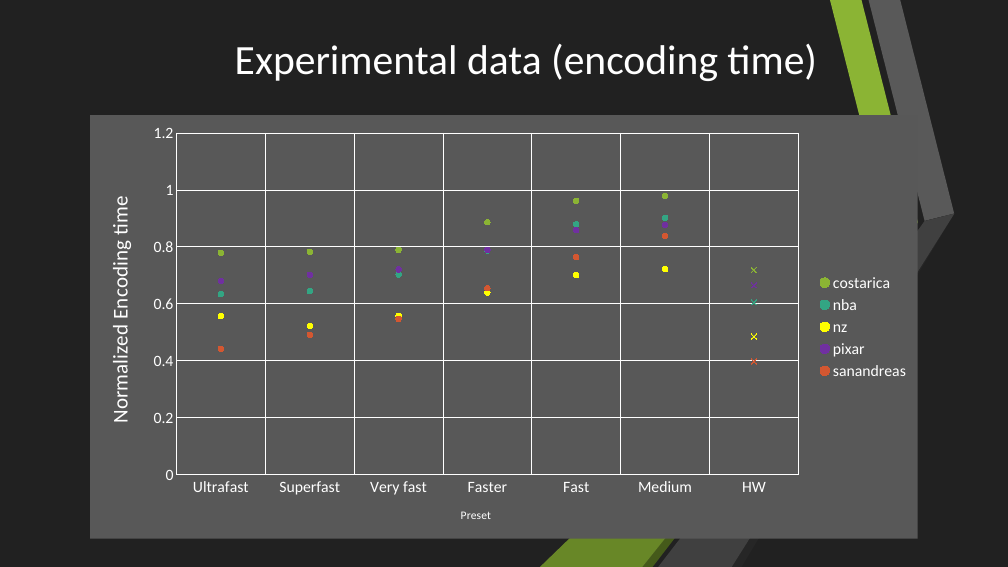
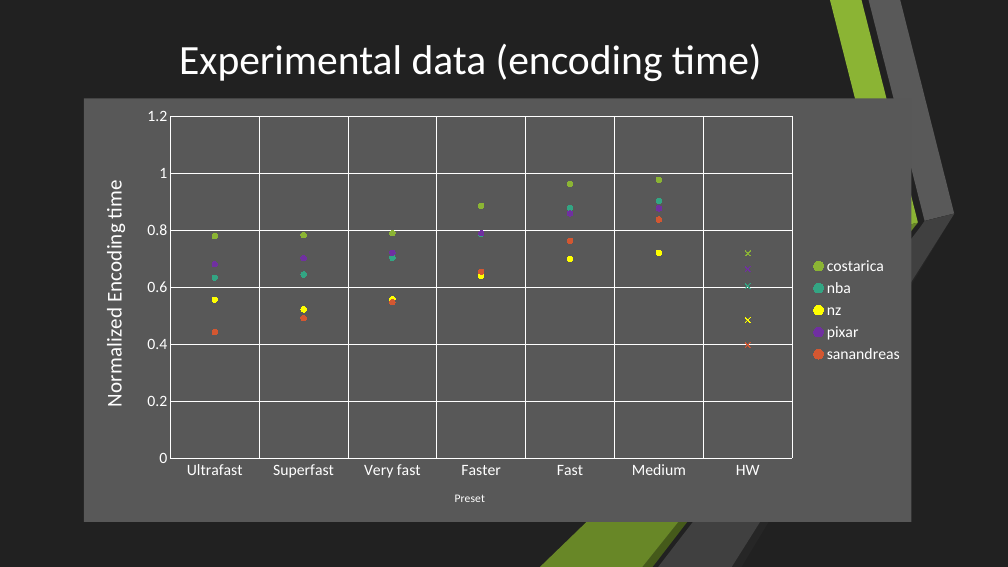
Before and after one commit to Rijndael99/encoding_bench, a slide deck: slide 15 of presentation.pptx. Drawn at 1008x567 pixels with LibreOffice and Linux fonts; fonts in the diff are those of the drawing. Boxes give left, top, right and bottom in pixels: in the first picture for what was removed or moved away, otherwise in the second. Text is boxed around its words. In the diff, an @@ line names an element or a change of style, - is before the commit and + after.

```diff
--- a/presentation.pptx
+++ b/presentation.pptx
@@ title "Experimental data (encoding time)": place and size @@
-title "Experimental data (encoding time)" at <box>235,44,817,81</box>
+title "Experimental data (encoding time)" at <box>179,44,762,81</box>
@@ line chart: place and size @@
-line chart at <box>90,115,918,538</box>
+line chart at <box>84,98,912,522</box>
```
Also in this commit, not shown: 6 other slides changed.
